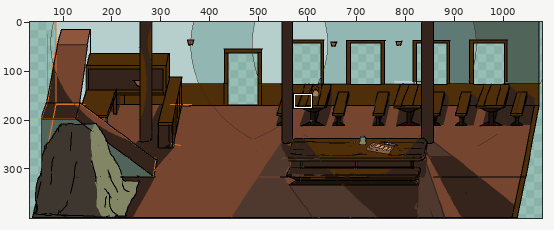
Pixel-art file -- Art/RawAssets/Env/Tavern_indoorstage.ase. Above, an overview of the earlier version with the close-up marked.
Close-up. Old version:
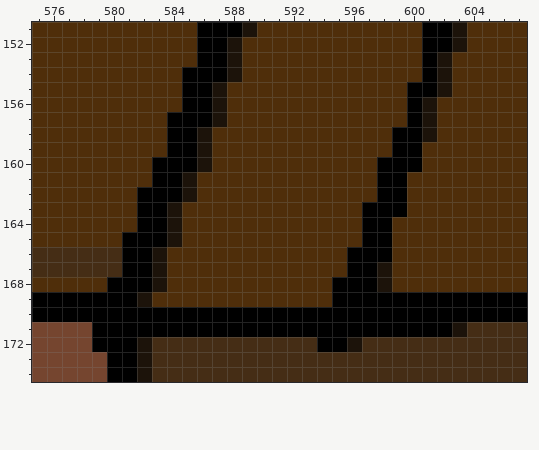
1080x400 pixels, 1 frame. Colours within 5 levels of each other are drawn and written as one. Shown: x 575..607, y 151..174. The wide view leaves out empty margins.
After the commit:
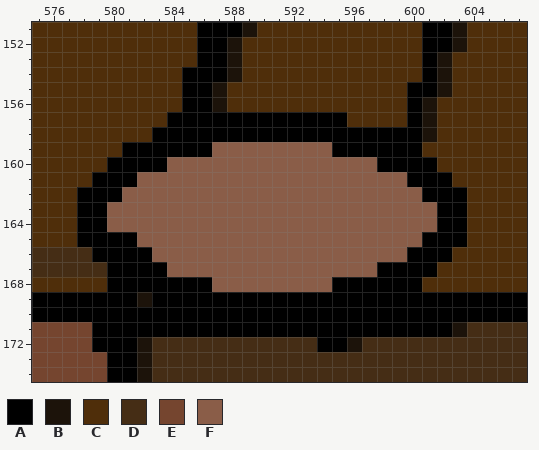
Palette (. is transparent): A #000000  B #1c130a  C #4f2e0a  D #452d15  E #75452f  F #8a5d48
Change:
layer "plate_colour" added
layer "plate" added
Layers "plate", "plate_colour":
y 157: x 587..595 BCCCCCCCC -> AAAAAAAAA
y 158: x 583 C -> A; x 586..598 BCCCCCCCCCCCC -> AAAAAAAAAAAAA
y 159: x 581..583 CCC -> AAA; x 586..598 BCCCCCCCCCCCC -> AFFFFFFFFAAAA
y 160: x 580..582 CCC -> AAA; x 584..597 AABCCCCCCCCCCC -> FFFFFFFFFFFFFF; x 601 C -> A
y 161: x 579..602 CCCCAABCCCCCCCCCCCCAACCC -> AAAFFFFFFFFFFFFFFFFFFAAA
y 162: x 578..603 CCCCAAABCCCCCCCCCCCCAACCCC -> AAAFFFFFFFFFFFFFFFFFFFFAAA
y 163: x 578..603 CCCCAABCCCCCCCCCCCCAAACCCC -> AAFFFFFFFFFFFFFFFFFFFFFFAA
y 164: x 578..603 CCCCAABCCCCCCCCCCCCAACCCCC -> AAFFFFFFFFFFFFFFFFFFFFFFAA
y 165: x 578..580 CCC -> AAA; x 582..603 AABCCCCCCCCCCCCAACCCCC -> FFFFFFFFFFFFFFFFFFFAAA
y 166: x 579..580 DD -> AA; x 583..602 BCCCCCCCCCCCCAAACCCC -> FFFFFFFFFFFFFFFFFAAA
y 167: x 580 D -> A; x 583..601 BCCCCCCCCCCCCAABCCC -> AFFFFFFFFFFFFFFAAAA
y 168: x 583..594 BCCCCCCCCCCC -> AAAAFFFFFFFF; x 598..600 BCC -> AAA
y 169: x 583..594 CCCCCCCCCCCC -> AAAAAAAAAAAA
